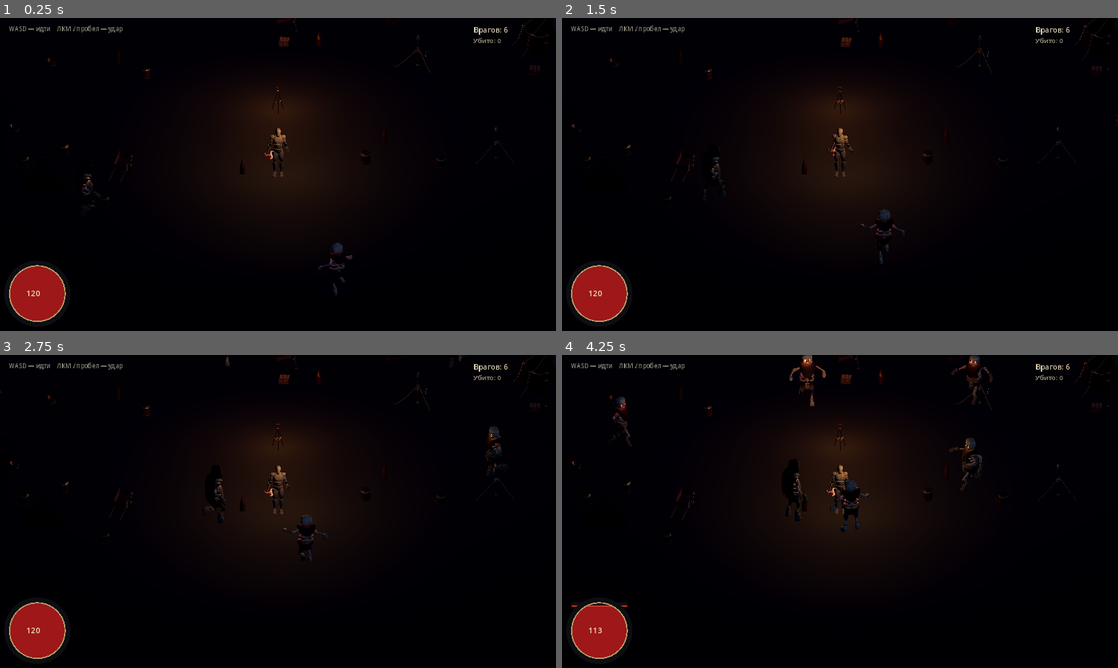
Above: before the commit, frames 1-4 (two rows, left to right).
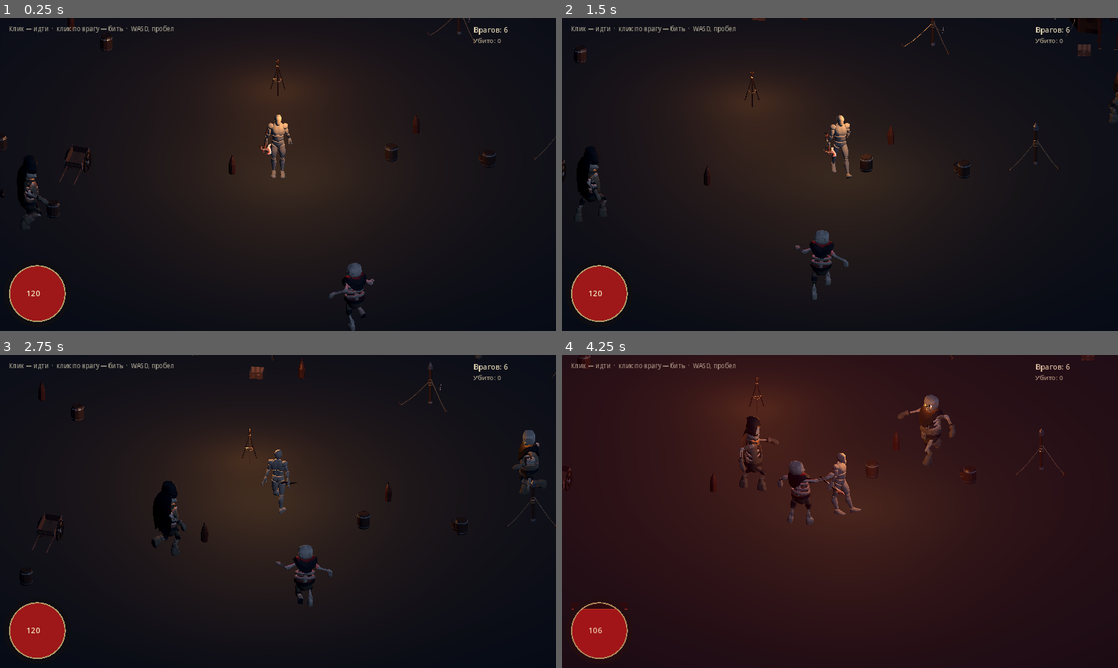
Above: after the commit, the same moments.

Repository: crucian1812-a11y/new2
Game: Godot game, scene res://scenes/main.tscn
Same seed, same stepped clock (60 frames per second), same inputs: the game is played once before the commit and once after it.
Inputs (mouse positions are in pixels of both pictures, inside the frame that each line leads up to):
- Up to frame 1 (0.25 s): no input
- Up to frame 2 (1.5 s): move the mouse to (962, 158) at 0.52 s; click (962, 158) at 0.67 s; move the mouse to (728, 190) at 1.27 s; click (728, 190) at 1.42 s
- Up to frame 3 (2.75 s): move the mouse to (333, 442) at 2.02 s; click (333, 442) at 2.17 s
- Up to frame 4 (4.25 s): move the mouse to (812, 574) at 2.77 s; click (812, 574) at 2.92 s; move the mouse to (1006, 558) at 3.52 s; click (1006, 558) at 3.67 s

The runs differ from the first frame. In frame 1, 25% of the frame differs, in the area x 0-100%, y 0-100%; in frame 2, 25%; in frame 3, 23%; in frame 4, 96%.

Commit message:
Make it playable on a phone: point to walk, and light you can see by
Two screenshots from a phone showed a game that could be hit but not played.
`_unhandled_input` only ever called `try_attack`, so a tap swung the axe and
nothing moved him — there is no WASD on a touch screen. Six skeletons closed
in on a man who could not step aside, and it read as a broken game rather than
one with no controls.

Pointing is the fix, and it is Diablo's own scheme: point at the ground to
walk there, point at a skeleton to walk in and keep swinging until it falls.
It needs no on-screen furniture, which matters more on a phone than anywhere
else — a virtual thumbstick sits under a thumb covering the quarter of a small
screen you most need to see. Touch arrives through the emulated mouse events
Godot already sends, so one path serves a finger and a mouse; handling both
would act on every tap twice. Keys still win while they are held.

The lighting was tuned on a desktop monitor in a dark room and was an
unreadable brown smear on a phone: the bonfire was doing nearly all the work
and everything outside its pool was black. The moon now carries the camp, the
fog is thinner, the contrast is no longer crushing the blacks, and the camera
sits closer so a skeleton is worth looking at.

Checking any of this by looking at the picture does not work. The camera keeps
the player dead centre and his own torch is the brightest thing in the frame,
so "where the light is" is the middle of the screen no matter where he walks —
two pixel metrics in a row measured the campfire flickering and called the
controls broken. So `game.gd` opens a window on its own state when the URL
carries `?probe`, and `tools/web-check.mjs --touch` emulates a phone, taps
opposite sides of the screen and asserts he covered ground: 3.4 units between
taps against 0.0 when left alone.

Co-Authored-By: Claude Opus 5 <noreply@anthropic.com>
Claude-Session: https://claude.ai/code/session_01SY1DcEQWeQVw2XpDykX366

Diff:
--- a/godot/scripts/game.gd
+++ b/godot/scripts/game.gd
@@ -38,6 +38,7 @@
 	_camera()
 	_hud()
 	fx_scene = load(FX_AREA)
+	_probe_setup()
 	for i in WAVE.size():
 		_spawn_enemy(WAVE[i], i)
 	_refresh_counts()
@@ -66,9 +67,13 @@
 func _light() -> void:
 	# Cold moon, and almost nothing else. Diablo's world is dark and what you
 	# can see is what your own torch reaches.
+	# Lifted well past what looked right on a desktop monitor in a dark room.
+	# The first build on a phone, outdoors, was an unreadable brown smear: the
+	# bonfire was doing nearly all the lighting and everything outside its
+	# pool was black. The moon has to carry the camp.
 	var moon := DirectionalLight3D.new()
 	moon.rotation_degrees = Vector3(-40, 38, 0)
-	moon.light_energy = 0.62
+	moon.light_energy = 0.95
 	moon.light_color = Color(0.58, 0.68, 0.92)
 	moon.shadow_enabled = false
 	add_child(moon)
@@ -77,14 +82,14 @@
 	e.background_mode = Environment.BG_COLOR
 	e.background_color = Color(0.03, 0.035, 0.055)
 	e.ambient_light_source = Environment.AMBIENT_SOURCE_COLOR
-	e.ambient_light_color = Color(0.20, 0.24, 0.34)
-	e.ambient_light_energy = 0.72
+	e.ambient_light_color = Color(0.26, 0.30, 0.40)
+	e.ambient_light_energy = 1.05
 	e.fog_enabled = true
 	e.fog_light_color = Color(0.06, 0.075, 0.11)
-	e.fog_density = 0.018
+	e.fog_density = 0.008
 	e.adjustment_enabled = true
-	e.adjustment_contrast = 1.18
-	e.adjustment_saturation = 0.88
+	e.adjustment_contrast = 1.06
+	e.adjustment_saturation = 0.92
 	env.environment = e
 	add_child(env)
 
@@ -111,7 +116,7 @@
 	var glow := OmniLight3D.new()
 	glow.position = Vector3(0, 1.1, 0)
 	glow.light_color = Color(1.0, 0.60, 0.24)
-	glow.light_energy = 5.0
+	glow.light_energy = 4.0
 	glow.omni_range = 16.0
 	glow.set_script(preload("res://scripts/flicker.gd"))
 	add_child(glow)
@@ -154,7 +159,7 @@
 	## same painting.
 	if n is MeshInstance3D:
 		var m := StandardMaterial3D.new()
-		m.albedo_color = Color(0.32, 0.29, 0.26)
+		m.albedo_color = Color(0.46, 0.42, 0.37)
 		m.roughness = 0.88
 		m.metallic = 0.0
 		(n as MeshInstance3D).material_override = m
@@ -242,7 +247,7 @@
 func _camera() -> void:
 	var cam := IsoCamera.new()
 	cam.target = player
-	cam.view_height = 11.0
+	cam.view_height = 8.5
 	add_child(cam)
 
 func _hud() -> void:
@@ -252,13 +257,80 @@
 	player.died.connect(func() -> void: hud.dead = true)
 	hud.set_health(player.hp, player.max_hp)
 
+var pointer_held := false
+
 func _unhandled_input(e: InputEvent) -> void:
 	if player == null or player.dead:
 		return
-	if e.is_action_pressed("cast") or (e is InputEventMouseButton and e.pressed \
-			and (e as InputEventMouseButton).button_index == MOUSE_BUTTON_LEFT):
+	# Space still swings on the spot, for a keyboard.
+	if e.is_action_pressed("cast"):
 		player.try_attack(enemies)
-		_refresh_counts()
+		return
+
+	# Touch is read through the emulated mouse events Godot already sends for
+	# it, so one path covers a finger and a mouse. Handling both raw touch and
+	# the emulation would act on every tap twice.
+	var at := Vector2.INF
+	if e is InputEventMouseButton and (e as InputEventMouseButton).button_index == MOUSE_BUTTON_LEFT:
+		pointer_held = (e as InputEventMouseButton).pressed
+		if pointer_held:
+			at = (e as InputEventMouseButton).position
+	elif e is InputEventMouseMotion and pointer_held:
+		at = (e as InputEventMouseMotion).position
+	if at == Vector2.INF:
+		return
+
+	var ground := _ground_under(at)
+	if ground == Vector3.INF:
+		return
+	# Pointing at a monster means going for it; pointing at the floor means
+	# walking there. The tolerance is generous because a fingertip is about
+	# forty pixels wide and the enemies are forty pixels tall.
+	var near := _enemy_near(ground, 1.6)
+	if near != null:
+		player.order_attack(near)
+	else:
+		player.order_move(ground)
+
+func _ground_under(at: Vector2) -> Vector3:
+	var cam := get_viewport().get_camera_3d()
+	if cam == null:
+		return Vector3.INF
+	var o := cam.project_ray_origin(at)
+	var d := cam.project_ray_normal(at)
+	if absf(d.y) < 0.0001:
+		return Vector3.INF
+	return o + d * (-o.y / d.y)
+
+func _enemy_near(where: Vector3, radius: float) -> Node3D:
+	var best: Node3D = null
+	var best_d := radius
+	for e in enemies:
+		if not is_instance_valid(e) or e.state == "dead":
+			continue
+		var d := Vector2(e.global_position.x - where.x, e.global_position.z - where.z).length()
+		if d < best_d:
+			best_d = d
+			best = e
+	return best
+
+## A window a test can look through, opened only by `?probe` in the URL.
+##
+## Checking a web build by looking at the picture does not work here. The
+## camera keeps the player dead centre and his own torch is the brightest
+## thing in the frame, so "where the light is" is the middle of the screen no
+## matter where he walks — a whole afternoon of pixel metrics measuring the
+## campfire flickering. This reports the facts instead.
+var _probe := false
+
+func _probe_setup() -> void:
+	if not OS.has_feature("web"):
+		return
+	_probe = bool(JavaScriptBridge.eval("location.search.indexOf('probe') >= 0", true))
 
 func _process(_d: float) -> void:
 	_refresh_counts()
+	if _probe and player != null:
+		JavaScriptBridge.eval("window.__weg={x:%f,z:%f,hp:%f,kills:%d,alive:%d}" % [
+			player.global_position.x, player.global_position.z,
+			player.hp, kills, enemies.size()], true)
--- a/godot/scripts/hud.gd
+++ b/godot/scripts/hud.gd
@@ -12,6 +12,7 @@
 var flash := 0.0
 var dead := false
 var panel: Control
+var hint := ""
 
 func _ready() -> void:
 	panel = Control.new()
@@ -19,6 +20,10 @@
 	panel.mouse_filter = Control.MOUSE_FILTER_IGNORE
 	panel.draw.connect(_draw_hud)
 	add_child(panel)
+	# Telling a phone about WASD is worse than telling it nothing.
+	hint = "Тапни, куда идти  ·  тапни по врагу — бить" \
+		if DisplayServer.is_touchscreen_available() \
+		else "Клик — идти  ·  клик по врагу — бить  ·  WASD, пробел"
 
 func set_health(cur: float, maxv: float) -> void:
 	if maxv > 0.0 and cur < hp * hp_max:
@@ -67,8 +72,8 @@
 		HORIZONTAL_ALIGNMENT_LEFT, -1, 17, Color(0.85, 0.80, 0.68))
 	panel.draw_string(f, Vector2(vp.x - 190, 58), "Убито: %d" % kills,
 		HORIZONTAL_ALIGNMENT_LEFT, -1, 15, Color(0.62, 0.58, 0.50))
-	panel.draw_string(f, Vector2(20, 30), "WASD — идти    ЛКМ / пробел — удар",
-		HORIZONTAL_ALIGNMENT_LEFT, -1, 14, Color(0.55, 0.53, 0.48))
+	panel.draw_string(f, Vector2(20, 30), hint,
+		HORIZONTAL_ALIGNMENT_LEFT, -1, 14, Color(0.60, 0.58, 0.52))
 
 	if flash > 0.0:
 		panel.draw_rect(Rect2(Vector2.ZERO, vp), Color(0.7, 0.05, 0.05, flash * 0.5))
--- a/godot/scripts/player.gd
+++ b/godot/scripts/player.gd
@@ -25,6 +25,18 @@
 var swing := -1.0            ## -1 idle, otherwise 0..1 through the blow
 var hurt_flash := 0.0
 var dead := false
+
+## Where he was told to go, and what he was told to hit.
+##
+## Diablo is played by pointing at the ground, and that turns out to be the
+## only scheme that works on a phone as well: there is no WASD on a touch
+## screen, and a virtual thumbstick under a thumb covers the quarter of a
+## small screen you most need to see. Pointing needs no on-screen furniture
+## at all.
+var move_to := Vector3.ZERO
+var has_move := false
+var foe: Node3D = null
+const ARRIVE := 0.28
 
 func _ready() -> void:
 	hp = max_hp
@@ -74,6 +86,13 @@
 	var wish := Vector3(input.x, 0, input.y)
 	if wish.length() > 1.0:
 		wish = wish.normalized()
+	# The keys win while they are held, so a keyboard player is never fighting
+	# a destination he set with the mouse three seconds ago.
+	if wish.length() > 0.01:
+		has_move = false
+		foe = null
+	else:
+		wish = _pointed_wish()
 	# A body committed to a blow does not stroll through it.
 	if swing >= 0.0:
 		wish *= 0.25
@@ -98,6 +117,42 @@
 		if swing >= 0.0:
 			rig.pose_swing(swing)
 
+func order_move(where: Vector3) -> void:
+	move_to = where
+	has_move = true
+	foe = null
+
+func order_attack(e: Node3D) -> void:
+	## Walk in and keep swinging until it stops being a target — the whole of
+	## what a click on a monster means.
+	foe = e
+	has_move = false
+
+func _pointed_wish() -> Vector3:
+	if is_instance_valid(foe) and foe.get("state") != "dead":
+		var to: Vector3 = foe.global_position - global_position
+		to.y = 0.0
+		# Stop a little inside reach: walking to exactly `attack_range` leaves
+		# him dithering on the boundary as the target shuffles.
+		if to.length() > attack_range - 0.45:
+			return to.normalized()
+		if swing < 0.0:
+			try_attack([foe])
+		return Vector3.ZERO
+	foe = null
+
+	if not has_move:
+		return Vector3.ZERO
+	var d := move_to - global_position
+	d.y = 0.0
+	if d.length() <= ARRIVE:
+		has_move = false
+		return Vector3.ZERO
+	# Ease off over the last stride so he settles instead of jittering across
+	# the spot he was sent to.
+	return d.normalized() * clampf(d.length() / 0.9, 0.35, 1.0)
+
+
 func try_attack(enemies: Array) -> void:
 	if dead or swing >= 0.0:
 		return
Not shown, changed: godot/README.md
Not shown, changed: tools/web-check.mjs
